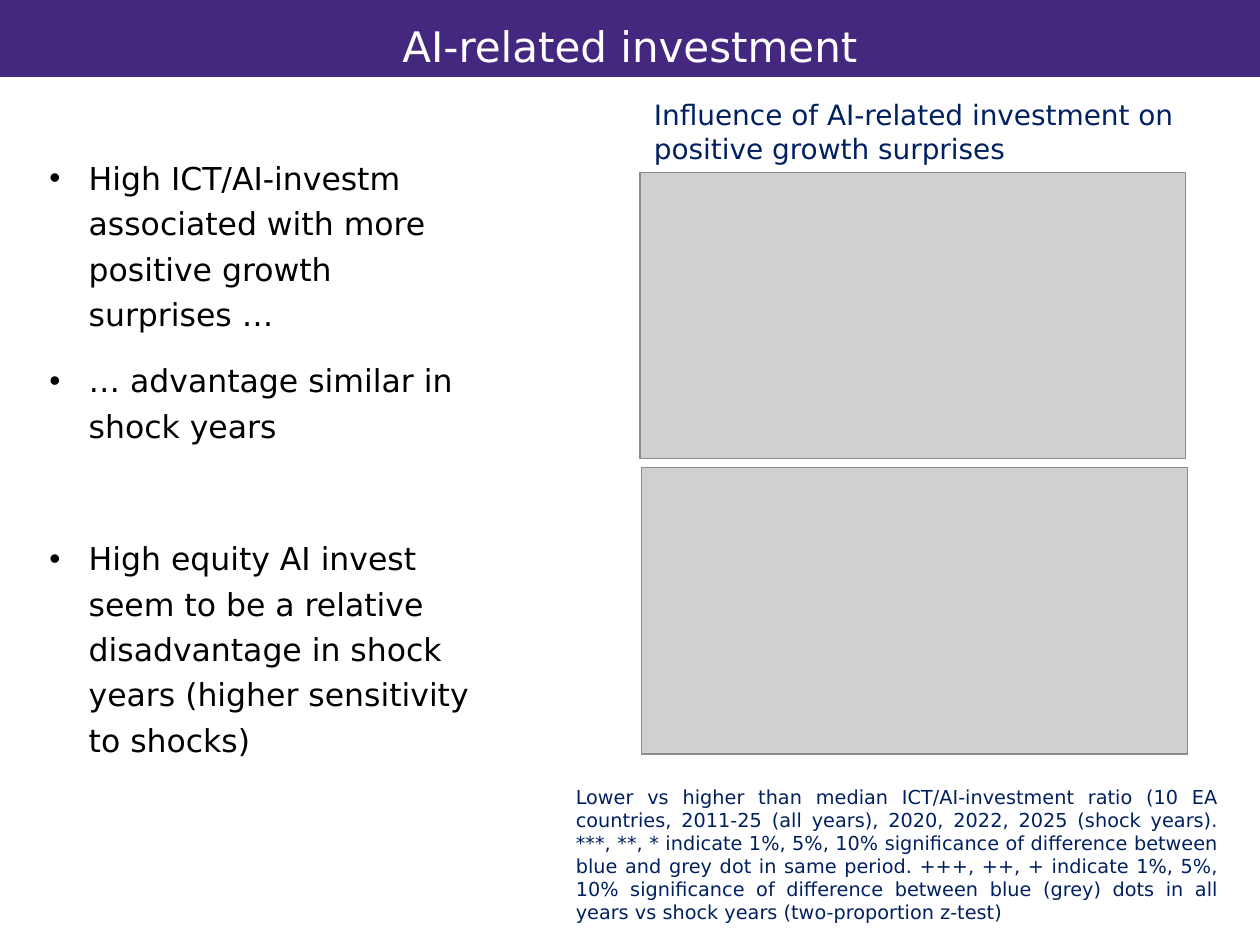
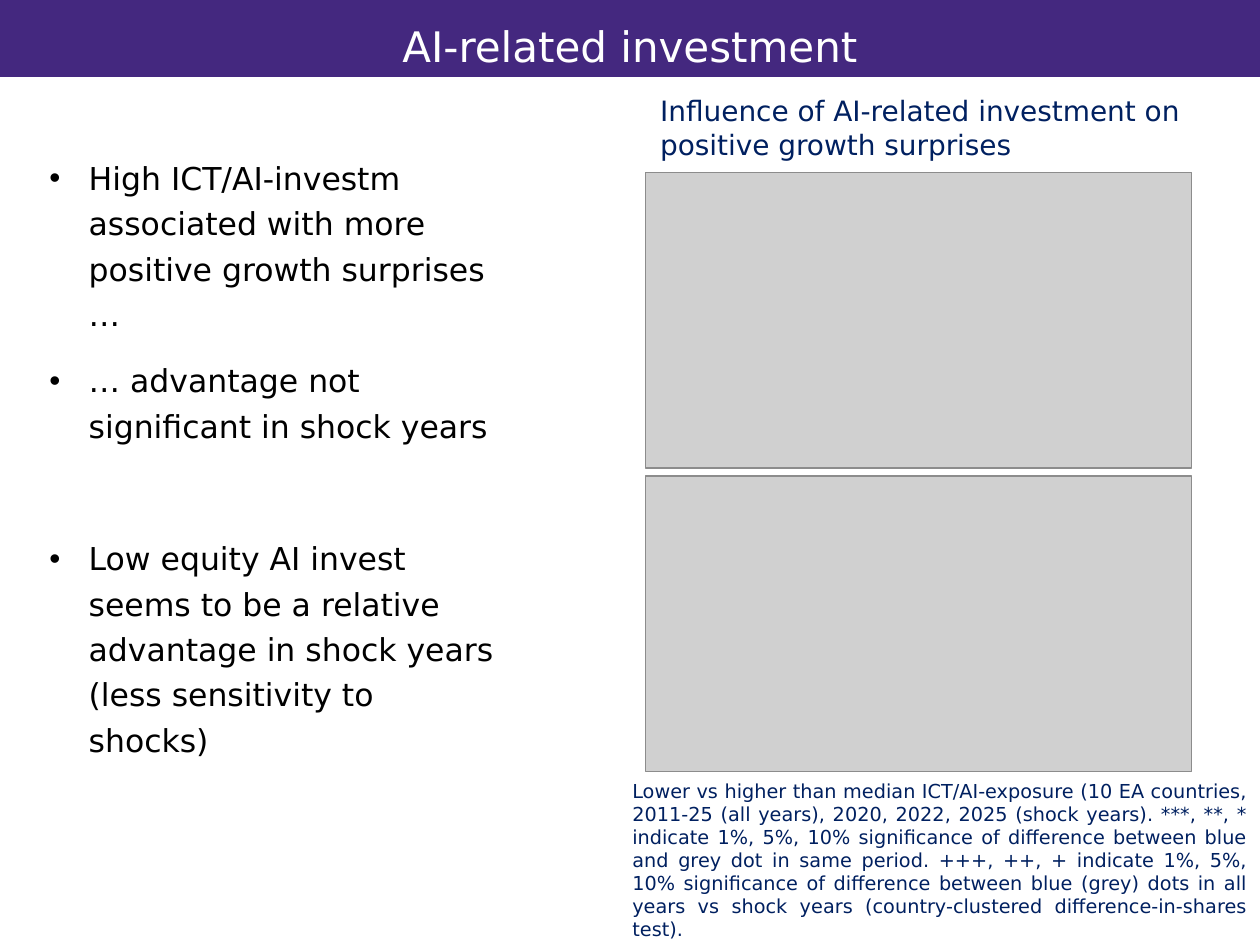
Before and after one commit to vandenEnd/scripts, a slide deck: slide 6 of Resilience.pptx. Drawn at 1260x945 pixels with LibreOffice and Linux fonts; fonts in the diff are those of the drawing; grey boxes stand for pictures; background and template pictures are left out. Boxes give left, top, right and bottom in pixels: in the first picture for what was removed or moved away, otherwise in the second. Text is boxed around its words. In the diff, an @@ line names an element or a change of style, - is before the commit and + after.

```diff
--- a/Resilience.pptx
+++ b/Resilience.pptx
@@ text "Influence of AI-related investment on ...": place and size @@
-text "Influence of AI-related investment on ..." at (654,103,1173,165)
+text "Influence of AI-related investment on ..." at (660,99,1180,161)
@@ picture: place and size @@
-picture at (640,173,1186,459)
+picture at (646,173,1192,469)
@@ text at (89,368,494,756): text changed @@
-• … advantage similar in shock years
-• High equity AI invest seem to be a relative disadvantage in shock years (higher sensitivity to shocks)
+• … advantage not significant in shock years
+• Low equity AI invest seems to be a relative advantage in shock years (less sensitivity to shocks)
@@ picture: place and size @@
-picture at (641,467,1187,753)
+picture at (646,476,1192,772)
@@ text at (632,783,1247,939): text changed @@
-Lower vs higher than median ICT/AI-investment ratio (10 EA countries, 2011-25 (all years), 2020, 2022, 2025 (shock years). ***, **, * indicate 1%, 5%, 10% significance of difference between blue and grey dot in same period. +++, ++, + indicate 1%, 5%, 10% significance of difference between blue (grey) dots in all years vs shock years (two-proportion z-test)
+Lower vs higher than median ICT/AI-exposure (10 EA countries, 2011-25 (all years), 2020, 2022, 2025 (shock years). ***, **, * indicate 1%, 5%, 10% significance of difference between blue and grey dot in same period. +++, ++, + indicate 1%, 5%, 10% significance of difference between blue (grey) dots in all years vs shock years (country-clustered difference-in-shares test).
```
Also in this commit, not shown: 4 other slides changed.
